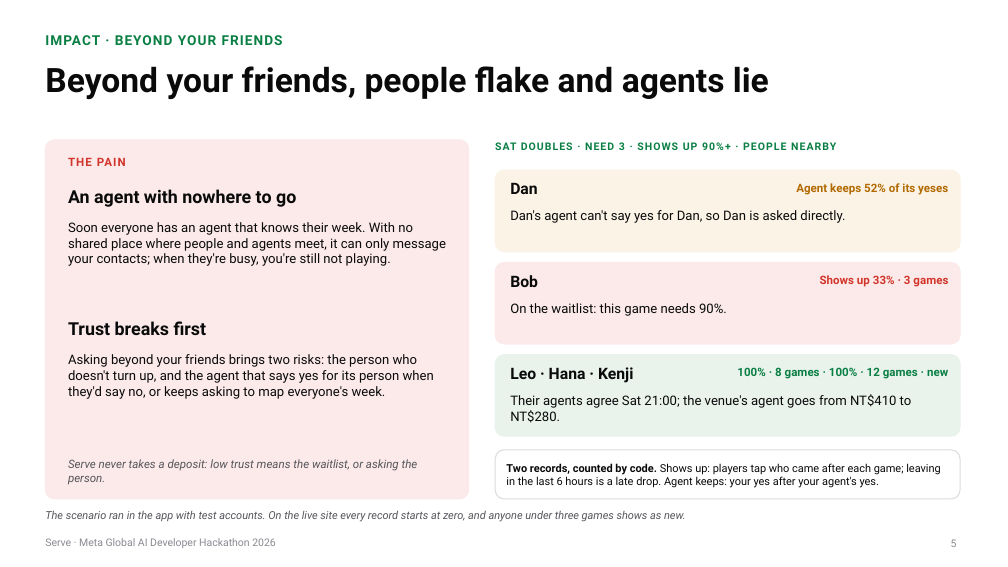
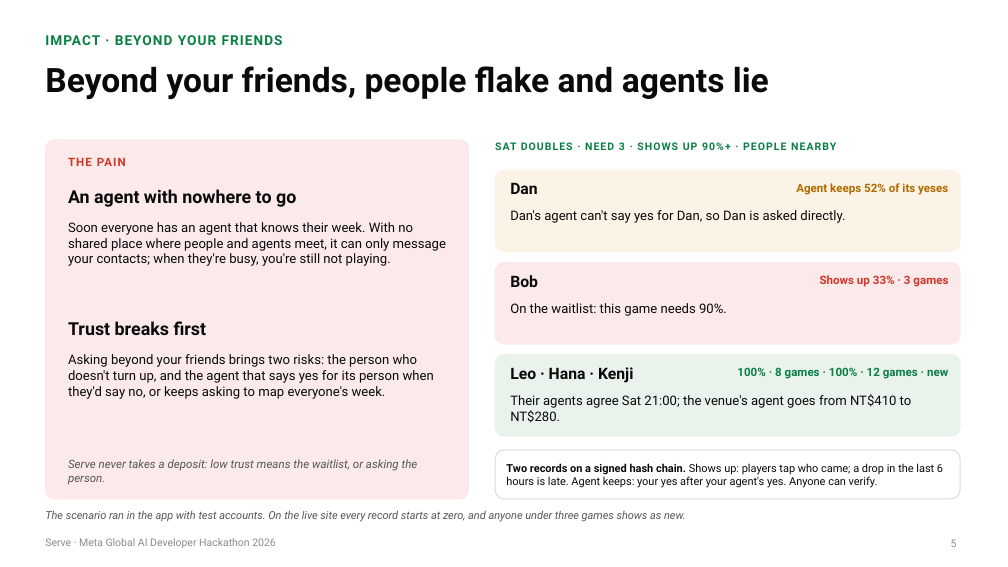
Before and after one commit to gino6178/serve-meta-hackathon, a slide deck: slide 5 of video/deck/Serve_Meta_deck.pptx. Drawn at 1008x567 pixels with LibreOffice and Linux fonts; fonts in the diff are those of the drawing. Boxes give left, top, right and bottom in pixels: in the first picture for what was removed or moved away, otherwise in the second. Text is boxed around its words. In the diff, an @@ line names an element or a change of style, - is before the commit and + after.

```diff
--- a/video/deck/Serve_Meta_deck.pptx
+++ b/video/deck/Serve_Meta_deck.pptx
@@ text at (506,463,943,488): text changed @@
-Two records, counted by code. Shows up: players tap who came after each game; leaving in the last 6 hours is a late drop. Agent keeps: your yes after your agent's yes.
+Two records on a signed hash chain. Shows up: players tap who came; a drop in the last 6 hours is late. Agent keeps: your yes after your agent's yes. Anyone can verify.
```
Also in this commit, not shown: 1 other slide changed, 9 other files.
